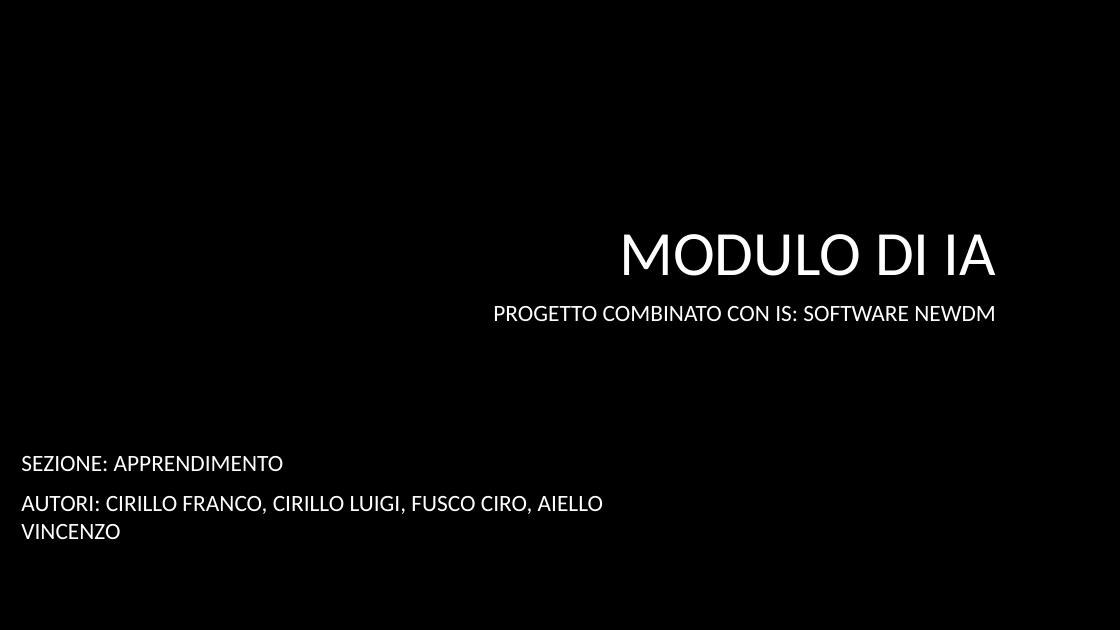
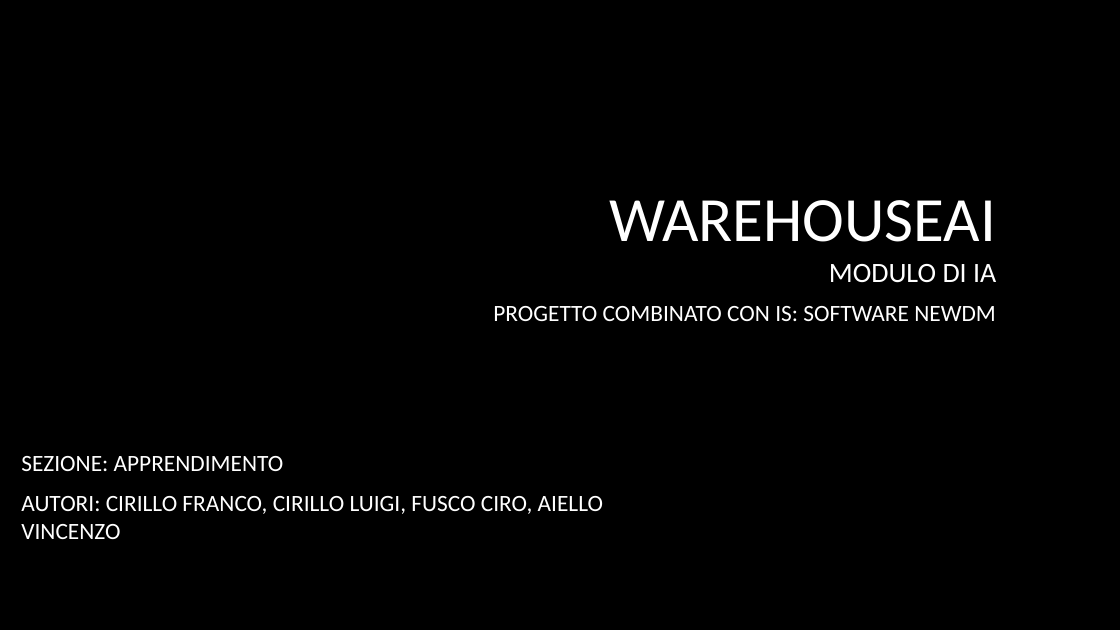
Before and after one commit to Ciro-Fusco/NewDM, a slide deck: slide 1 of modulo/Modulo di IA.pptx. Drawn at 1120x630 pixels with LibreOffice and Linux fonts; fonts in the diff are those of the drawing; background and template pictures are left out. Boxes give left, top, right and bottom in pixels: in the first picture for what was removed or moved away, otherwise in the second. Text is boxed around its words. In the diff, an @@ line names an element or a change of style, - is before the commit and + after.

Commit message:
Aggiornamenti combinazioni di testing e rifinimenti modulo

```diff
--- a/modulo/Modulo di IA.pptx
+++ b/modulo/Modulo di IA.pptx
@@ title at [609,200,996,283]: text changed @@
-MODULO DI IA
+WAREHOUSEAI
+MODULO DI IA
```
Also in this commit, not shown: 1 other slide changed, 3 other files.
